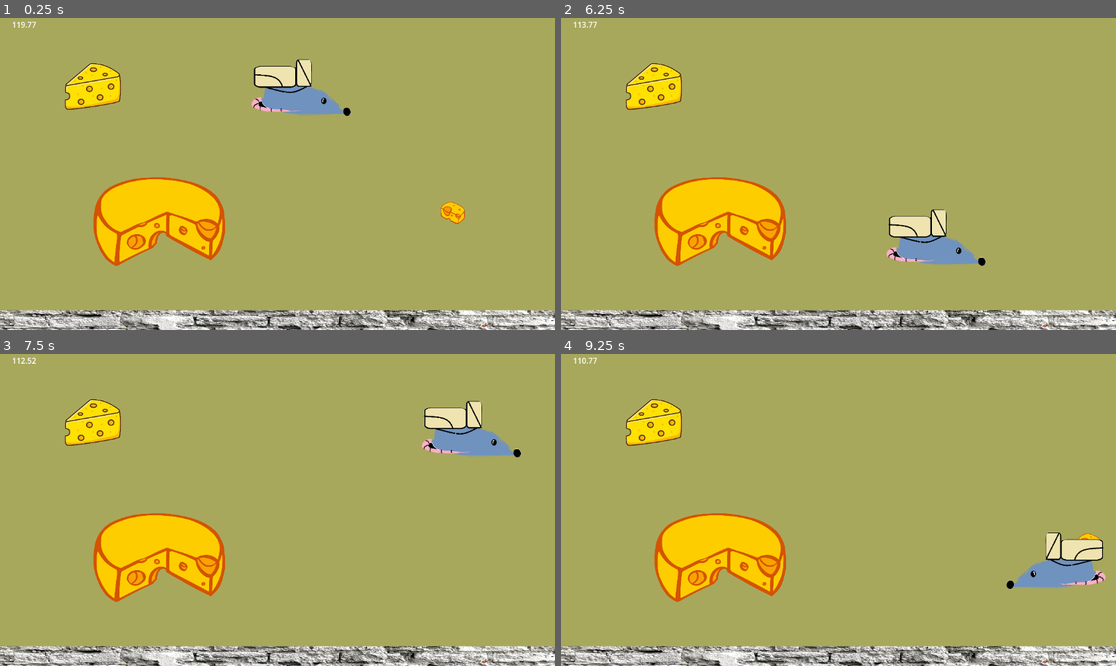
Above: before the commit, frames 1-4 (two rows, left to right).
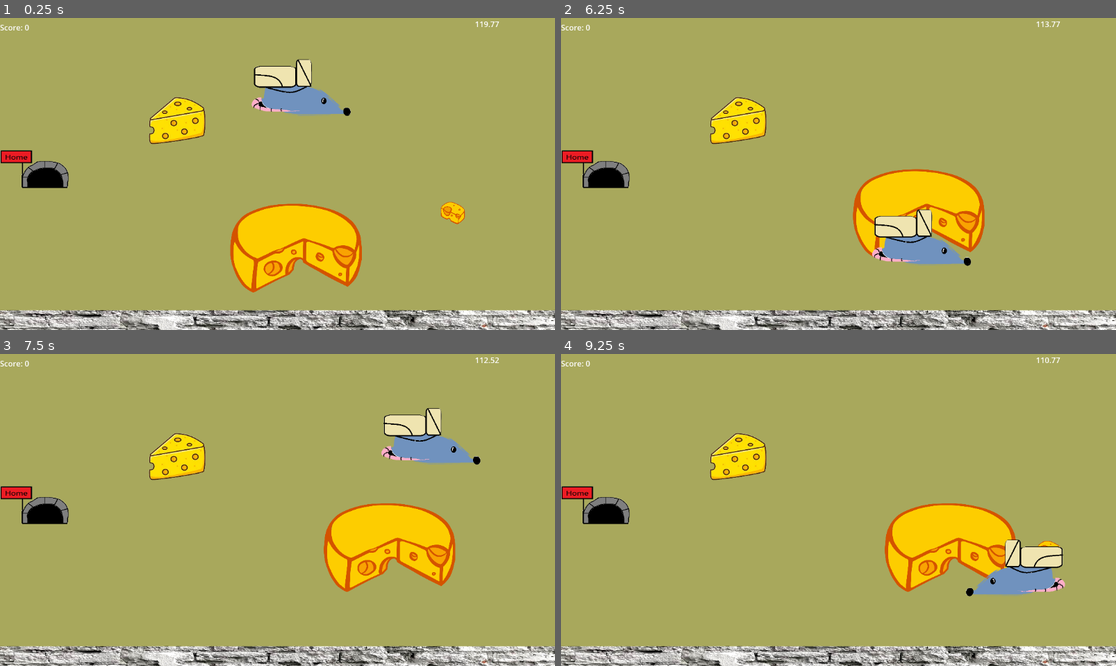
Above: after the commit, the same moments.

Repository: Airon-Tree/MouseGame
Game: Godot game, scene res://Object/main.tscn
The game is run twice, just before and just after one commit, with the same random seed, the same clock (stepped at 60 frames per second) and the same inputs.
Inputs:
- Up to frame 1 (0.25 s): no input
- Up to frame 2 (6.25 s): hold Right (move_right) 0.53-1.28 s; tap F (pickup) at 0.6, 1.55, 2.1, 3.05, 3.6, 4.55, 5.1, 6.05 s; tap R (win, bound only after the commit) at 0.8, 1.35, 2.3, 2.85, 3.8, 4.35, 5.3, 5.85 s; hold Down (move_down) 1.28-2.03 s; hold Right (move_right) 2.03-2.78 s; hold Up (move_up) 2.78-3.53 s; hold Left (move_left) 3.53-5.03 s; hold Down (move_down) 5.03-5.78 s; hold Right (move_right) from 5.78 s (still down)
- Up to frame 3 (7.5 s): release Right (move_right) at 6.53 s; hold Up (move_up) 6.53-7.28 s; tap F (pickup) at 6.6 s; tap R (win, bound only after the commit) at 6.8, 7.35 s; hold Right (move_right) from 7.28 s (still down)
- Up to frame 4 (9.25 s): tap F (pickup) at 7.55, 8.1, 9.05 s; release Right (move_right) at 8.03 s; hold Down (move_down) 8.03-8.78 s; tap R (win, bound only after the commit) at 8.3, 8.85 s; hold Left (move_left) from 8.78 s (still down)

The runs differ from the first frame. In frame 1, 14% of the frame differs, in the area x 0-90%, y 1-88%; in frame 2, 14%; in frame 3, 17%, in the area x 0-94%, y 1-80%; in frame 4, 16%.

Commit message:
score and winning

Diff:
--- a/Object/bigcheese.tscn
+++ b/Object/bigcheese.tscn
@@ -11,6 +11,7 @@
 collision_mask = 7
 script = ExtResource("1_vnqyh")
 speed_multiplier = 0.55
+score_value = 50
 
 [node name="Sprite2D" type="Sprite2D" parent="."]
 position = Vector2(-9.499989, -2.0000038)
--- /dev/null
+++ b/Object/hole.tscn
@@ -0,0 +1,21 @@
+[gd_scene load_steps=4 format=3 uid="uid://b4lfvc3e0ehdo"]
+
+[ext_resource type="Texture2D" uid="uid://eqxmd3aqsafh" path="res://Art/Home.png" id="1_26vjt"]
+[ext_resource type="Script" uid="uid://b8fbbapet18rm" path="res://Script/hole.gd" id="1_ubmxn"]
+
+[sub_resource type="RectangleShape2D" id="RectangleShape2D_ubmxn"]
+size = Vector2(154, 93)
+
+[node name="Hole" type="Area2D"]
+collision_layer = 32
+collision_mask = 7
+script = ExtResource("1_ubmxn")
+
+[node name="Sprite2D" type="Sprite2D" parent="."]
+position = Vector2(2.9999924, -1)
+scale = Vector2(0.5022272, 0.40376568)
+texture = ExtResource("1_26vjt")
+
+[node name="CollisionShape2D" type="CollisionShape2D" parent="."]
+position = Vector2(-11, 2.5)
+shape = SubResource("RectangleShape2D_ubmxn")
--- a/Object/main.tscn
+++ b/Object/main.tscn
@@ -7,6 +7,9 @@
 [ext_resource type="PackedScene" uid="uid://fgd701onwood" path="res://Object/smallcheese.tscn" id="4_53eub"]
 [ext_resource type="PackedScene" uid="uid://c4tphd3q80phl" path="res://Object/wall.tscn" id="5_53eub"]
 [ext_resource type="Script" uid="uid://rfilx2578c5q" path="res://Object/label.gd" id="7_xkpur"]
+[ext_resource type="PackedScene" uid="uid://drjjh4hukbjb4" path="res://Scenes/ScoreUI.tscn" id="8_2itwi"]
+[ext_resource type="PackedScene" uid="uid://b4lfvc3e0ehdo" path="res://Object/hole.tscn" id="9_84tgt"]
+[ext_resource type="PackedScene" uid="uid://bmsnhy747fxhw" path="res://Scenes/WinUI.tscn" id="10_84tgt"]
 
 [node name="Main" type="Node2D"]
 script = ExtResource("1_desed")
@@ -21,10 +24,10 @@
 base_move_speed = 400.0
 
 [node name="Cheese" parent="." instance=ExtResource("1_pka1d")]
-position = Vector2(193, 141)
+position = Vector2(368, 212)
 
 [node name="bigcheese" parent="." instance=ExtResource("3_ior4o")]
-position = Vector2(340, 425)
+position = Vector2(624, 480)
 
 [node name="smallcheese" parent="." instance=ExtResource("4_53eub")]
 position = Vector2(942, 405)
@@ -36,10 +39,17 @@
 wait_time = 120.0
 
 [node name="Label" type="Label" parent="."]
-offset_left = 25.0
-offset_top = 2.0
-offset_right = 191.0
-offset_bottom = 76.0
+offset_left = 986.0
+offset_top = 1.0
+offset_right = 1152.0
+offset_bottom = 75.0
 script = ExtResource("7_xkpur")
 
+[node name="ScoreUI" parent="." instance=ExtResource("8_2itwi")]
+
+[node name="Hole" parent="." instance=ExtResource("9_84tgt")]
+position = Vector2(88, 314)
+
+[node name="WinUI" parent="." instance=ExtResource("10_84tgt")]
+
 [connection signal="timeout" from="Timer" to="." method="_on_timer_timeout"]
--- a/Object/smallcheese.tscn
+++ b/Object/smallcheese.tscn
@@ -11,6 +11,7 @@
 collision_mask = 7
 script = ExtResource("2_kxmgs")
 speed_multiplier = 0.9
+score_value = 10
 
 [node name="Sprite2D" type="Sprite2D" parent="."]
 position = Vector2(-1.9999695, 3.0517578e-05)
--- /dev/null
+++ b/Scenes/ScoreUI.tscn
@@ -0,0 +1,14 @@
+[gd_scene load_steps=2 format=3 uid="uid://drjjh4hukbjb4"]
+
+[ext_resource type="Script" uid="uid://dk7r5k31qbfn" path="res://Script/score_ui.gd" id="1_5qb4p"]
+
+[node name="ScoreUI" type="CanvasLayer" groups=["hud"]]
+script = ExtResource("1_5qb4p")
+
+[node name="MarginContainer" type="MarginContainer" parent="."]
+offset_right = 40.0
+offset_bottom = 40.0
+
+[node name="ScoreLabel" type="Label" parent="MarginContainer"]
+layout_mode = 2
+text = "Score: 0"
--- /dev/null
+++ b/Scenes/WinUI.tscn
@@ -0,0 +1,26 @@
+[gd_scene load_steps=3 format=3 uid="uid://bmsnhy747fxhw"]
+
+[ext_resource type="Script" uid="uid://c7no6dmsh1a1q" path="res://Script/win_ui.gd" id="1_dimls"]
+[ext_resource type="AudioStream" uid="uid://u3kh8ku8sk82" path="res://Music/Win.ogg" id="2_412oy"]
+
+[node name="WinUI" type="CanvasLayer"]
+visible = false
+script = ExtResource("1_dimls")
+
+[node name="CenterContainer" type="CenterContainer" parent="."]
+anchors_preset = 15
+anchor_right = 1.0
+anchor_bottom = 1.0
+grow_horizontal = 2
+grow_vertical = 2
+
+[node name="WinLabel" type="Label" parent="CenterContainer"]
+layout_mode = 2
+theme_override_font_sizes/font_size = 40
+text = "You Win!!"
+horizontal_alignment = 1
+vertical_alignment = 1
+
+[node name="WinMusic" type="AudioStreamPlayer" parent="."]
+stream = ExtResource("2_412oy")
+volume_db = -21.0
--- /dev/null
+++ b/Script/hole.gd
@@ -0,0 +1,114 @@
+extends Area2D
+
+@export var debug_print: bool = false
+@export var item_group_name: String = "pickup"   # items are in this group
+@export var required_score: int = 75
+
+var _cooldown := false
+var _player_in := false
+
+func _ready() -> void:
+
+	monitoring = true
+
+	# Connect signals
+	if not is_connected("area_entered", Callable(self, "_on_area_entered")):
+		connect("area_entered", Callable(self, "_on_area_entered"))
+	if not is_connected("body_entered", Callable(self, "_on_body_entered")):
+		connect("body_entered", Callable(self, "_on_body_entered"))
+	if not is_connected("body_exited", Callable(self, "_on_body_exited")):
+		connect("body_exited", Callable(self, "_on_body_exited"))
+
+	# must have an enabled CollisionShape2D with a shape
+	#var has_shape := false
+	#for child in get_children():
+		#if child is CollisionShape2D and not child.disabled and child.shape:
+			#has_shape = true
+			#break
+	#if not has_shape:
+		#push_warning("Hole has no enabled CollisionShape2D with a shape. It cannot overlap items.")
+
+func _physics_process(_delta: float) -> void:
+
+	if _cooldown:
+		return
+	for a in get_overlapping_areas():
+		_try_consume(a)
+	for b in get_overlapping_bodies():
+		_try_consume(b)
+	if _player_in and Input.is_action_just_pressed("win"):
+		var player := get_tree().get_first_node_in_group("player")
+		if player and "score" in player and int(player.score) >= required_score:
+			_do_win(player)
+		elif debug_print:
+			var cur := int(player.score) if player and ("score" in player) else -1
+			print("[Hole] Need ", required_score, " to win. Current: ", cur)
+
+func _on_area_entered(a: Area2D) -> void:
+	_try_consume(a)
+
+func _on_body_entered(b: Node) -> void:
+	_try_consume(b)
+	if b and b.is_in_group("player"):
+		_player_in = true
+
+func _on_body_exited(b: Node) -> void:
+	if b and b.is_in_group("player"):
+		_player_in = false
+
+func _try_consume(node: Node) -> void:
+	if _cooldown or node == null:
+		return
+	# Only our pickup items
+	if not node.is_in_group(item_group_name):
+		return
+	# Ignore while held / under player
+	if node.has_method("is_currently_held") and node.call("is_currently_held"):
+		return
+	if _has_player_ancestor(node):
+		return
+
+	# Award points
+	var points := 0
+	if node.has_method("get_score_value"):
+		points = int(node.call("get_score_value"))
+	var player := get_tree().get_first_node_in_group("player")
+	if player and player.has_method("add_score"):
+		player.call("add_score", points)
+		if debug_print: print("[Hole] +", points, " from ", node.name)
+
+	# Remove the item
+	_cooldown = true
+	if "queue_free" in node:
+		node.queue_free()
+	await get_tree().process_frame
+	_cooldown = false
+
+func _do_win(player: Node) -> void:
+	# Snap player to hole center (optional), then hide / disable
+	if player is Node2D:
+		player.global_position = global_position
+	# hide and stop player
+	if "visible" in player:
+		player.visible = false
+	player.set_process(false)
+	player.set_physics_process(false)
+
+	# Show win UI & play music
+	var win_ui := get_tree().get_first_node_in_group("win_ui")
+	if not win_ui:
+		# fallback: try finding any CanvasLayer named WinUI
+		win_ui = get_tree().root.find_child("WinUI", true, false)
+	if win_ui and win_ui.has_method("show_win"):
+		var final_score := int(player.score) if ("score" in player) else 0
+		win_ui.call("show_win", final_score)
+	elif debug_print:
+		print("[Hole] WinUI not found or show_win() missing. Add WinUI.tscn and put it in group 'win_ui'.")
+
+func _has_player_ancestor(n: Node) -> bool:
+	var cur := n.get_parent()
+	while cur:
+		if cur.is_in_group("player"):
+			return true
+		cur = cur.get_parent()
+	return false
--- a/Script/pickup_item.gd
+++ b/Script/pickup_item.gd
@@ -1,26 +1,26 @@
 extends Area2D
 
-# Multiplies the player's base speed while this item is held.
-# Example presets:
-#   smallcheese: 0.90  (low effect)
-#   cheese:      0.75  (medium)
-#   bigcheese:   0.55  (heavy)
+
 @export_range(0.1, 1.0, 0.01) var speed_multiplier: float = 0.75
+@export var score_value: int = 25
+# small=10 (0.90), cheese=25 (0.75), big=50 (0.55)
+
 
 @export var float_when_held: bool = true
-@export var held_z_boost: int = 1
+@export var held_z_offset_below_player: int = 1
 
 var _pickable := true
+var _held := false
 var _original_z := 0
+var _original_z_as_relative := true
 
 func _ready() -> void:
 	add_to_group("pickup")
 
-func is_item_pickable() -> bool:
-	return _pickable
-
-func get_carry_speed_multiplier() -> float:
-	return speed_multiplier
+func is_item_pickable() -> bool: return _pickable
+func is_currently_held() -> bool: return _held
+func get_carry_speed_multiplier() -> float: return speed_multiplier
+func get_score_value() -> int: return score_value
 
 # holder: Player; hold_point: Marker2D on the player
 func on_pickup(holder: Node2D, hold_point: Marker2D) -> void:
@@ -29,28 +29,45 @@
 		return
 
 	_pickable = false
+	_held = true   # mark as held
+
 	_original_z = z_index
+	_original_z_as_relative = z_as_relative
+
+	# Follow the player
+	var p := get_parent()
+	if p: p.remove_child(self)
+	holder.add_child(self)
+	position = hold_point.position
+
+	# Draw behind player's sprite
+	var player_sprite := holder.get_node_or_null("Sprite2D") as Sprite2D
+	if player_sprite:
+		player_sprite.z_as_relative = false
+		player_sprite.z_index = max(player_sprite.z_index, 100)
+		z_as_relative = false
+		z_index = player_sprite.z_index - held_z_offset_below_player
+
+	# No Area2D to monitor anything while held
 	monitoring = false
-
-	var p := get_parent()
-	if p:
-		p.remove_child(self)
-	holder.add_child(self)
-
-	position = hold_point.position
-	z_index = max(holder.z_index + held_z_boost, 1)
 
 	if float_when_held:
 		var t := create_tween()
 		t.tween_property(self, "position:y", position.y - 2.0, 0.12).set_trans(Tween.TRANS_SINE).set_ease(Tween.EASE_OUT)
 
 func on_drop(drop_pos: Vector2) -> void:
+	# Return to world
 	var root := get_tree().current_scene
-	if get_parent():
-		get_parent().remove_child(self)
+	if get_parent(): get_parent().remove_child(self)
 	root.add_child(self)
 
 	global_position = drop_pos
+
+	# Restore draw order
+	z_as_relative = _original_z_as_relative
 	z_index = _original_z
+
+	# Now it is a free item again
 	monitoring = true
 	_pickable = true
+	_held = false   #mark as NOT held
--- a/Script/player.gd
+++ b/Script/player.gd
@@ -7,9 +7,12 @@
 @onready var interact_area: Area2D = _fetch_interact_area()
 @onready var hold_point: Marker2D = _fetch_hold_point()
 @onready var sprite: Sprite2D = $Sprite2D
+#@onready var score_label: Label = get_tree().get_first_node_in_group("hud") as Label
+signal score_changed(new_score: int)
 
 var held_item: Node2D = null
 var last_move_dir := Vector2.RIGHT
+var score: int = 0
 
 func _player_draw_z() -> int:
 	sprite.z_as_relative = false
@@ -17,6 +20,7 @@
 	return sprite.z_index
 
 func _ready() -> void:
+	add_to_group("player")
 	_player_draw_z()  # lock in player's high z
 
 func _physics_process(_delta: float) -> void:
@@ -47,6 +51,17 @@
 			var target := _get_closest_item_in_range()
 			if target:
 				_pickup_item(target)
+
+func add_score(points: int) -> void:
+	score = max(0, score + int(points))
+	_emit_score()
+
+func _emit_score() -> void:
+	emit_signal("score_changed", score)
+
+#func _update_score_label() -> void:
+	#if score_label:
+		#score_label.text = "Score: %d" % score
 
 func _get_carry_speed_multiplier() -> float:
 	if held_item and held_item.has_method("get_carry_speed_multiplier"):
--- /dev/null
+++ b/Script/score_ui.gd
@@ -0,0 +1,32 @@
+extends CanvasLayer
+
+@onready var label: Label = $"MarginContainer/ScoreLabel"
+
+func _ready() -> void:
+
+	_set_score_text(0)
+
+	# Connect to an existing player
+	var p := get_tree().get_first_node_in_group("player")
+	if p:
+		_connect_player(p)
+
+	get_tree().connect("node_added", Callable(self, "_on_node_added"))
+
+func _on_node_added(n: Node) -> void:
+	if n.is_in_group("player"):
+		_connect_player(n)
+
+		if "score" in n:
+			_set_score_text(int(n.score))
+
+func _connect_player(p: Node) -> void:
+	if not p.is_connected("score_changed", Callable(self, "_on_score_changed")):
+		p.connect("score_changed", Callable(self, "_on_score_changed"), CONNECT_DEFERRED)
+
+func _on_score_changed(new_score: int) -> void:
+	_set_score_text(new_score)
+
+func _set_score_text(s: int) -> void:
+	if label:
+		label.text = "Score: %d" % s
--- /dev/null
+++ b/Script/win_ui.gd
@@ -0,0 +1,11 @@
+extends CanvasLayer
+
+@onready var win_label: Label = $CenterContainer/WinLabel
+@onready var win_music: AudioStreamPlayer = $WinMusic
+
+func show_win(final_score: int) -> void:
+	visible = true
+	if win_label:
+		win_label.text = "You Win!\nScore: %d" % final_score
+	if win_music and win_music.stream:
+		win_music.play()
--- a/project.godot
+++ b/project.godot
@@ -14,6 +14,10 @@
 run/main_scene="uid://brh6e5ytsj3o4"
 config/features=PackedStringArray("4.5", "GL Compatibility")
 config/icon="res://icon.svg"
+
+[global_group]
+
+hud=""
 
 [input]
 
@@ -42,6 +46,11 @@
 "events": [Object(InputEventKey,"resource_local_to_scene":false,"resource_name":"","device":-1,"window_id":0,"alt_press …(195 unchanged characters)…
 ]
 }
+win={
+"deadzone": 0.2,
+"events": [Object(InputEventKey,"resource_local_to_scene":false,"resource_name":"","device":-1,"window_id":0,"alt_pressed":false,"shift_pressed":false,"ctrl_pressed":false,"meta_pressed":false,"pressed":false,"keycode":0,"physical_keycode":82,"key_label":0,"unicode":114,"location":0,"echo":false,"script":null)
+]
+}
 
 [rendering]
 
Binary file added: Art/Home.png
Not shown, added: Art/Home.png.import
Not shown, added: Music/Win.ogg.import
Not shown: 1 places in Object/main.tscn that only renumber resources
Not shown, added: Script/hole.gd.uid
Not shown, added: Script/score_ui.gd.uid
Not shown, added: Script/win_ui.gd.uid
Not shown, added: Music/Win.ogg
